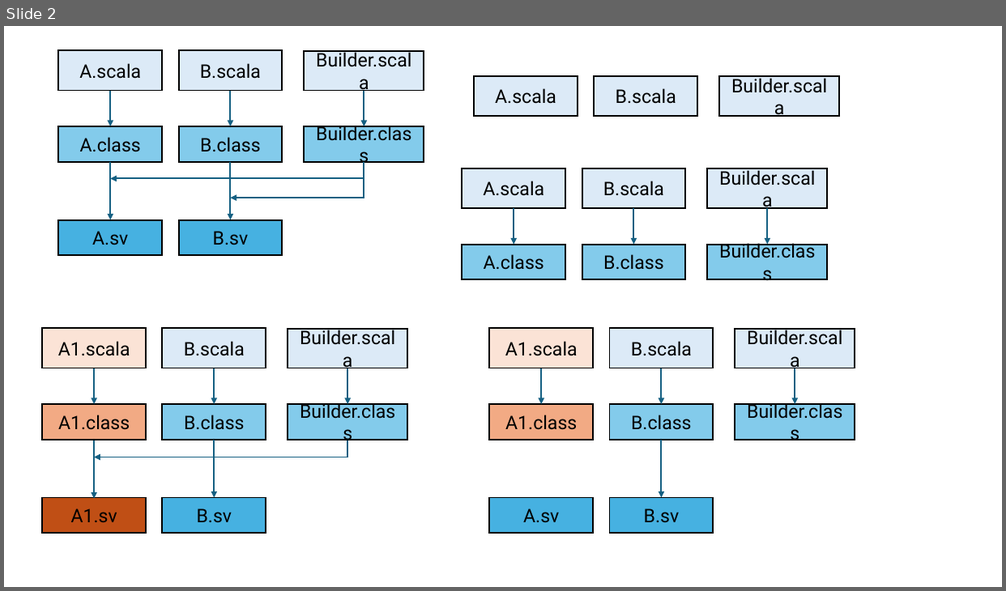
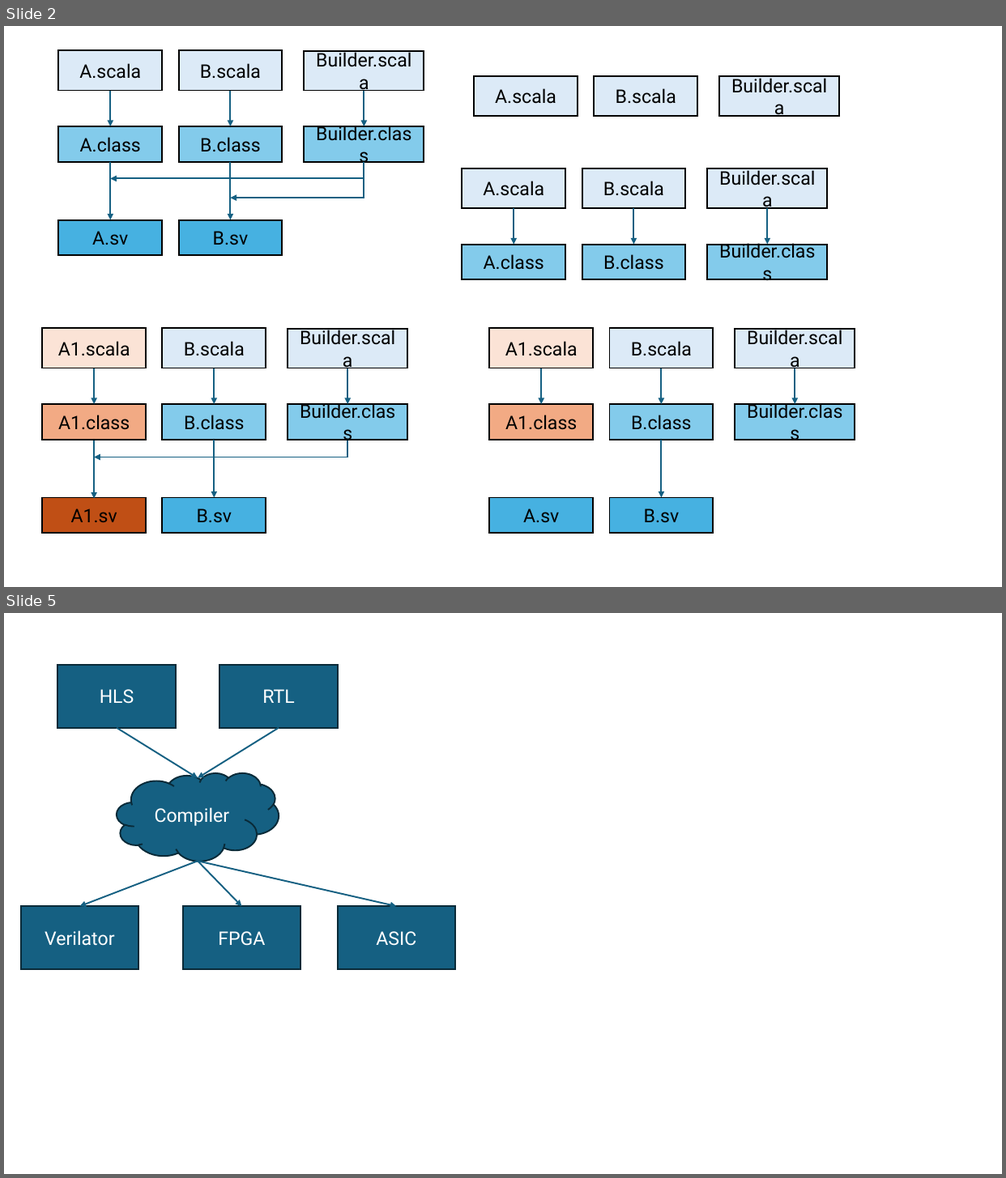
Before and after one commit to vighneshiyer/vighneshiyer.github.io, a slide deck: figs/latte24/figs.pptx. Shown one above the other, each under a label of ours: slide 2 before the commit, slides 2 and 5 after it; the slides between them are not shown. The pictures are 1006x591 and 1006x1178 pixels, drawn with LibreOffice and Linux fonts; fonts in the diff are those of the drawing. Boxes give left, top, right and bottom in pixels: in the first picture for what was removed or moved away, otherwise in the second. Text is boxed around its words. In the diff, an @@ line names an element or a change of style, - is before the commit and + after.

```diff
--- a/figs/latte24/figs.pptx
+++ b/figs/latte24/figs.pptx
@@ slide 5 added at box(4, 613, 1002, 1174), background #FFFFFF @@
@@ rectangle added at box(58, 665, 176, 727), fill #156082, outline #092A39 1.5 pt, 18 pt, text #FFFFFF @@
+HLS
@@ rectangle added at box(219, 665, 337, 727), fill #156082, outline #092A39 1.5 pt, 18 pt, text #FFFFFF @@
+RTL
@@ arrow added from (117, 727) to (198, 778), #156082 1.5 pt @@
@@ arrow added from (279, 727) to (198, 778), #156082 1.5 pt @@
@@ cloud added at box(117, 773, 279, 862), fill #156082, outline #092A39 1.5 pt, 18 pt, text #FFFFFF @@
+Compiler
@@ arrow added from (198, 861) to (79, 906), #156082 1.5 pt @@
@@ arrow added from (198, 861) to (242, 906), #156082 1.5 pt @@
@@ arrow added from (198, 861) to (396, 906), #156082 1.5 pt @@
@@ rectangle added at box(20, 906, 138, 969), fill #156082, outline #092A39 1.5 pt, 18 pt, text #FFFFFF @@
+Verilator
@@ rectangle added at box(183, 906, 300, 969), fill #156082, outline #092A39 1.5 pt, 18 pt, text #FFFFFF @@
+FPGA
@@ rectangle added at box(338, 906, 455, 969), fill #156082, outline #092A39 1.5 pt, 18 pt, text #FFFFFF @@
+ASIC
```
Also in this commit, not shown: 8 other slides added, 47 other files.
